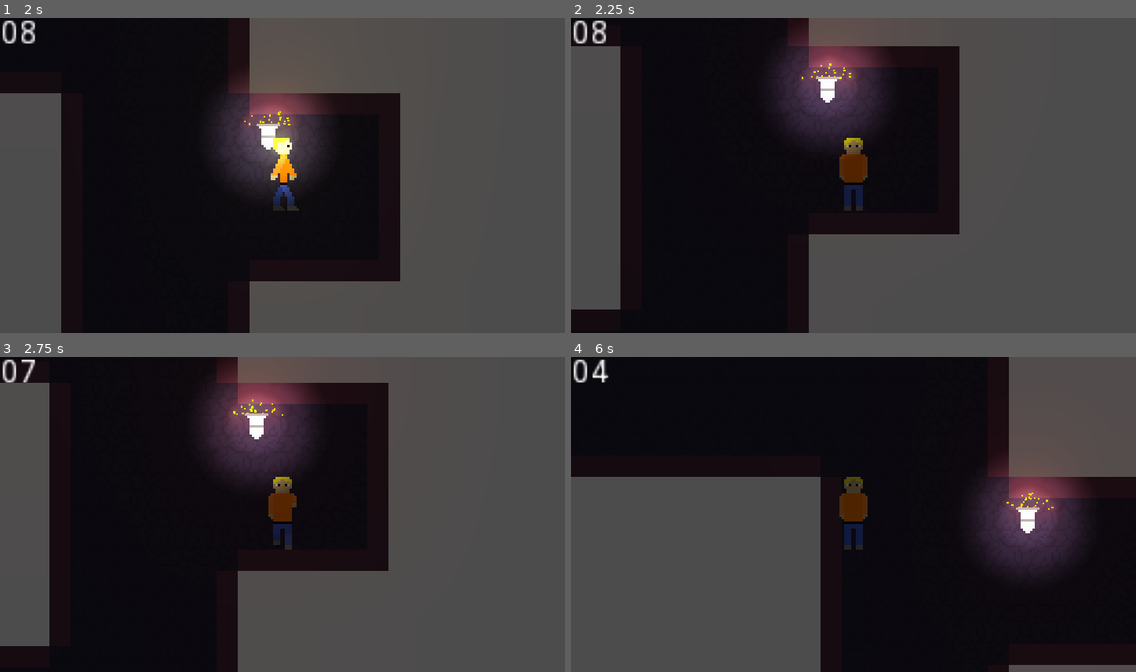
Above: before the commit, frames 1-4 (two rows, left to right).
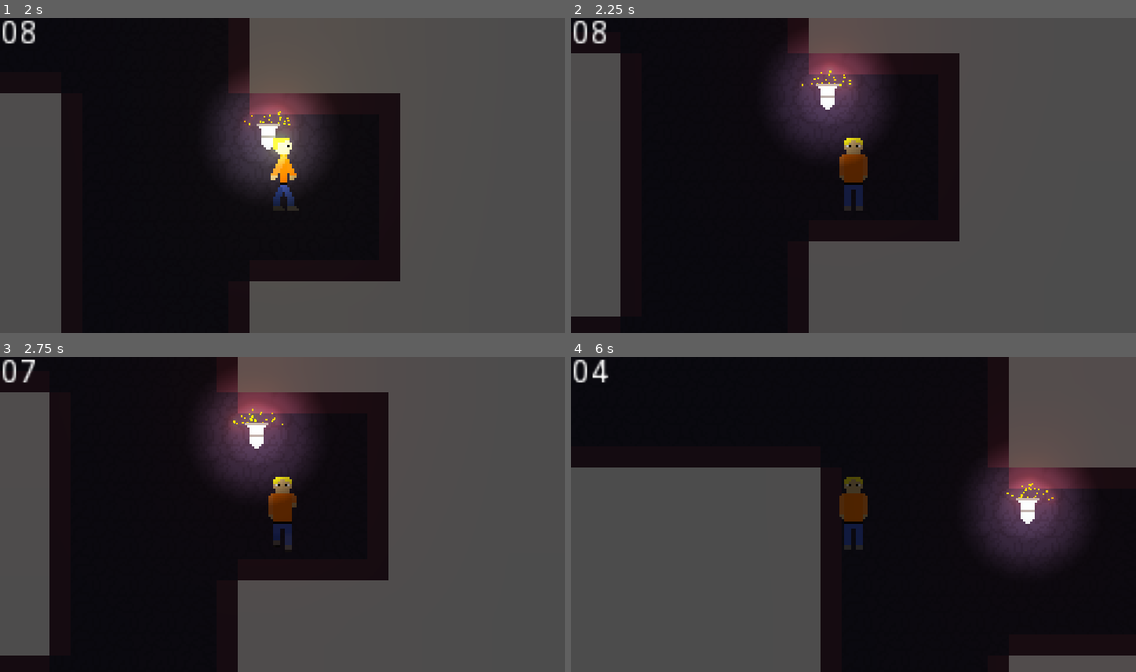
Above: after the commit, the same moments.

Repository: CMDR-Piboy314/Ludum-Dare-51
Game: Godot game, scene res://scn/UI/TitleScreen.tscn
Same seed, same stepped clock (60 frames per second), same inputs: the game is played once before the commit and once after it.
Inputs:
- Up to frame 1 (2 s): click "PLAY" at 0.5 s; hold D (move_right) from 1.28 s (still down)
- Up to frame 2 (2.25 s): release D (move_right) at 2.03 s; hold S (move_down) from 2.03 s (still down)
- Up to frame 3 (2.75 s): keep holding S (move_down)
- Up to frame 4 (6 s): release S (move_down) at 2.78 s; hold D (move_right) 2.78-3.53 s; hold W (move_up) 3.53-4.28 s; hold A (move_left) 4.28-5.78 s; hold S (move_down) from 5.78 s (still down)

Frame 1 is identical in both runs. In frame 2, 2.4% of the frame differs, in the area x 0-69%, y 8-95%; in frame 3, 3.1%; in frame 4, 3.4%, in the area x 0-100%, y 35-98%.

Commit message:
Changed player hitbox

Diff:
--- a/scn/ent/Player.tscn
+++ b/scn/ent/Player.tscn
@@ -5,7 +5,7 @@
 [ext_resource path="res://addons/node_library/scripts/shaky_camera_2d.gd" type="Script" id=3]
 
 [sub_resource type="RectangleShape2D" id=1]
-extents = Vector2( 5, 1 )
+extents = Vector2( 5, 5 )
 
 [sub_resource type="OpenSimplexNoise" id=2]
 seed = -1133940707
